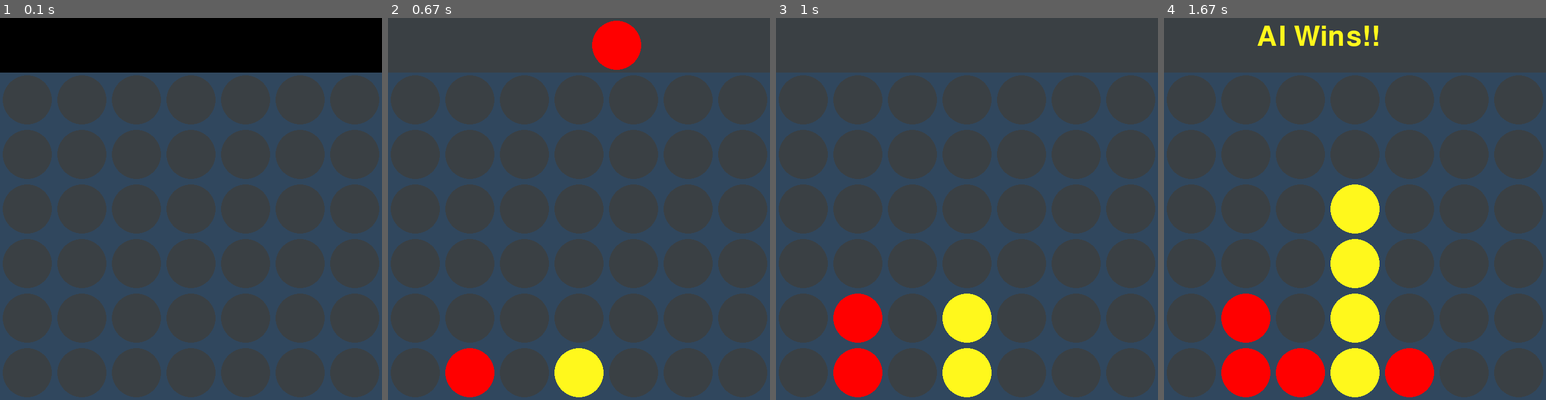
Above: before the commit, frames 1-4 (left to right).
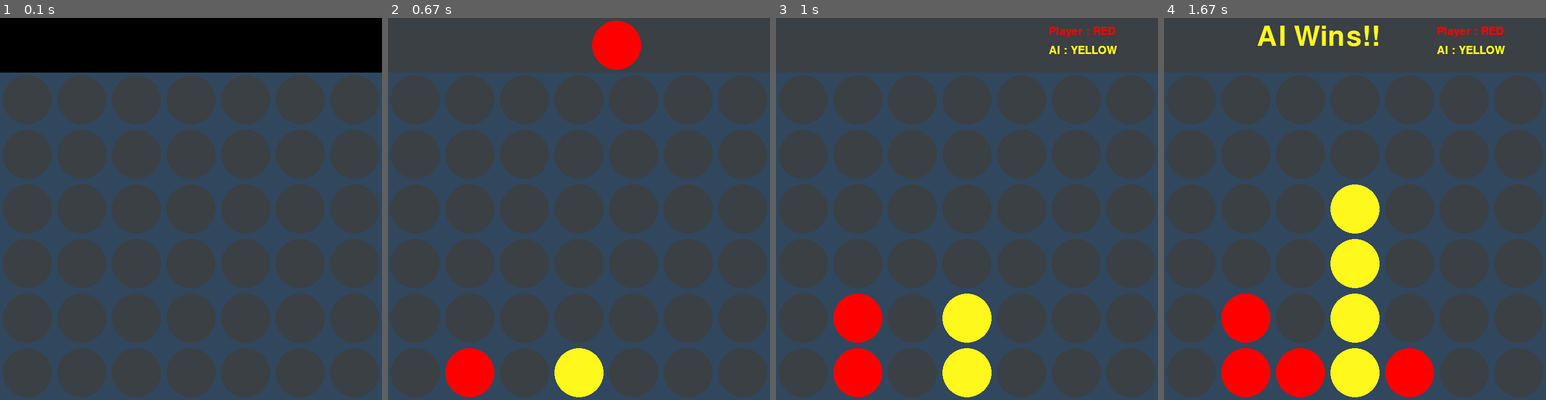
Above: after the commit, the same moments.

Repository: AnawatPaotthong/AI_project_connect4
Game: pygame game, started from connect4_AI.py
Two runs of this game, one before a commit and one after it. Both use one fixed random seed, a clock stepped at 60 frames per second and the inputs below.
Inputs (mouse positions are in pixels of both pictures, inside the frame that each line leads up to):
- Up to frame 1 (0.1 s): no input
- Up to frame 2 (0.67 s): press the mouse at (487, 212) at 0.37 s; move the mouse to (552, 251) at 0.47 s; release the mouse at (617, 293) at 0.6 s
- Up to frame 3 (1 s): click (833, 350) at 0.8 s
- Up to frame 4 (1.67 s): click (1278, 71) at 1.27 s; click (1400, 197) at 1.62 s

Frames 1-2 are identical in both runs. In frame 3, 0.4% of the frame differs, in the area x 71-90%, y 2-10%; in frame 4, 0.4%.

Commit message:
[ADD] label in the game to tell the color whether it is player or AI

Diff:
--- a/connect4_AI.py
+++ b/connect4_AI.py
@@ -273,6 +273,7 @@
 pygame.display.update()
 
 myfont = pygame.font.SysFont("mvboli", 75)
+myfont_status = pygame.font.SysFont("mvboli", 30)
 
 turn = PLAYER #we make the first turn to be the player in every turn
 
@@ -290,11 +291,17 @@
                 pygame.draw.circle(
                     screen, RED, (posx, int(SQUARESIZE/2)), RADIUS)
 
+
         pygame.display.update()
 
         if event.type == pygame.MOUSEBUTTONDOWN:
             pygame.draw.rect(screen, BLACK, (0, 0, width, SQUARESIZE))
             if turn == PLAYER:
+                #Add the label that tells the player color and the AI color
+                label_player = myfont_status.render("Player : RED", 1, RED)
+                label_AI = myfont_status.render("AI : YELLOW", 2, YELLOW)
+                screen.blit(label_player, (500, 15))
+                screen.blit(label_AI, (500, 50))
                 posx = event.pos[0]
                 col = int(math.floor(posx/SQUARESIZE))
 
@@ -331,6 +338,12 @@
 
     if turn == AI and not game_over:
 
+        #Add the label that tells the player color and the AI color
+        label_player = myfont_status.render("Player : RED", 1, RED)
+        label_AI = myfont_status.render("AI : YELLOW", 2, YELLOW)
+        screen.blit(label_player, (500, 15))
+        screen.blit(label_AI, (500, 50))
+
         col, minimax_score = minimax(board, 5, -math.inf, math.inf, True)
         # this is the ply we used which is 5 at the second parameter (depth parameter)
 
